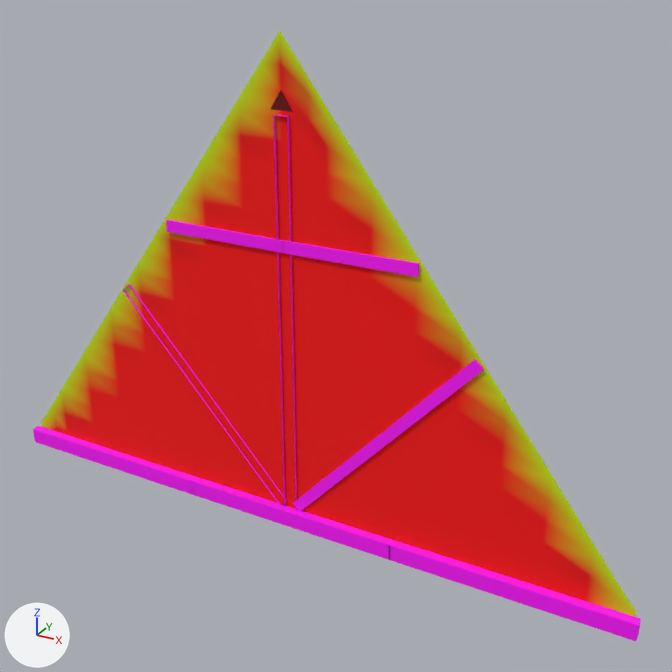
A saved change to the glTF model godot/art/world/house/gable8_k.glb.
Rendered twice from a 50 mm camera at (4.94, -7.87, 6.46) aimed at (0.56, 0.1, 2.48). The axes (+X, +Y, +Z) are drawn at lower left. The lights are the same throughout. The older version comes first. Vertices at exactly the same position are counted once.

Objects in the first picture: 'gable8_k'.
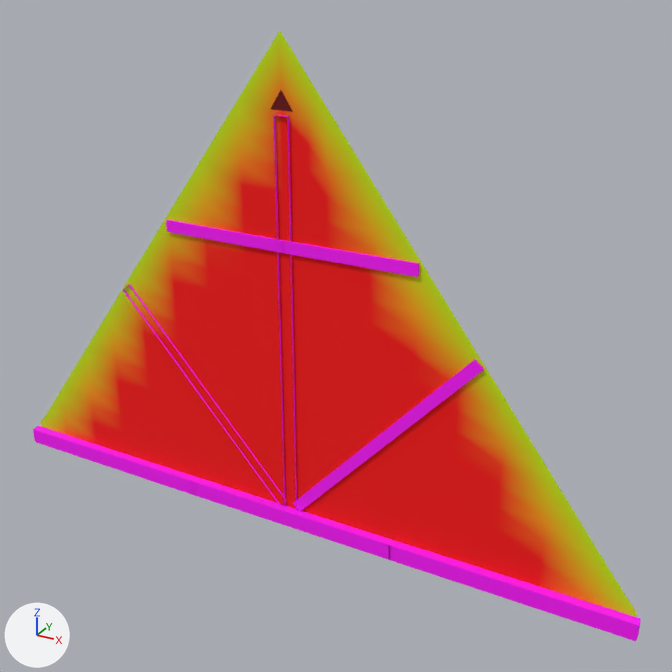
The edits, one by one:
me_gable8_k has 490 vertices, 770 faces and spans x -4.04..4.05, y -0.11..0.0, z -0.01..5.56.
me_gable8_k is used by ob_gable8_k; location (0.0, 0.0, 0.0).
me_gable8_k part 1: 72 faces centred in x -3.9..3.77, y 0.0, z 0.25..5.42 are repainted in the vertex colours; the middle colour goes from red #e60000 to yellow #e6be00.
me_gable8_k part 2: 77 faces centred in x -3.64..3.33, y 0.0, z 0.08..4.83 are repainted in the vertex colours; the middle colour goes from red #ff0000 to orange #ff7300.
me_gable8_k part 3: 82 faces centred in x -3.9..3.83, y 0.0, z 0.08..5.17 are repainted in the vertex colours; the middle colour goes from red #ed0000 to yellow #edb200.
me_gable8_k part 4: 39 faces centred in x -3.77..3.64, y 0.0, z 0.5..5.53 are repainted in the vertex colours; the middle colour goes from yellow #cce400 to yellow #ccea00.

Location of each change, (x1, y1, x2, y2) in pixels of the pictures (672 x 672 px):
part 1 of me_gable8_k, recoloured
    both: (41, 39, 627, 605)
part 2 of me_gable8_k, recoloured
    both: (57, 93, 589, 601)
part 3 of me_gable8_k, recoloured
    both: (41, 63, 627, 610)
part 4 of me_gable8_k, edited (looks the same)
    both: (49, 31, 619, 585)
